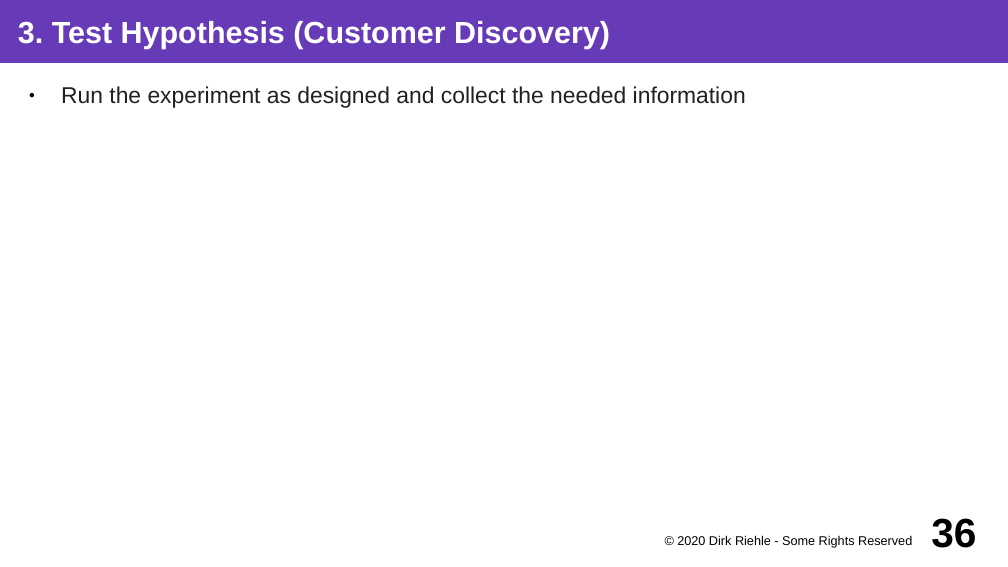
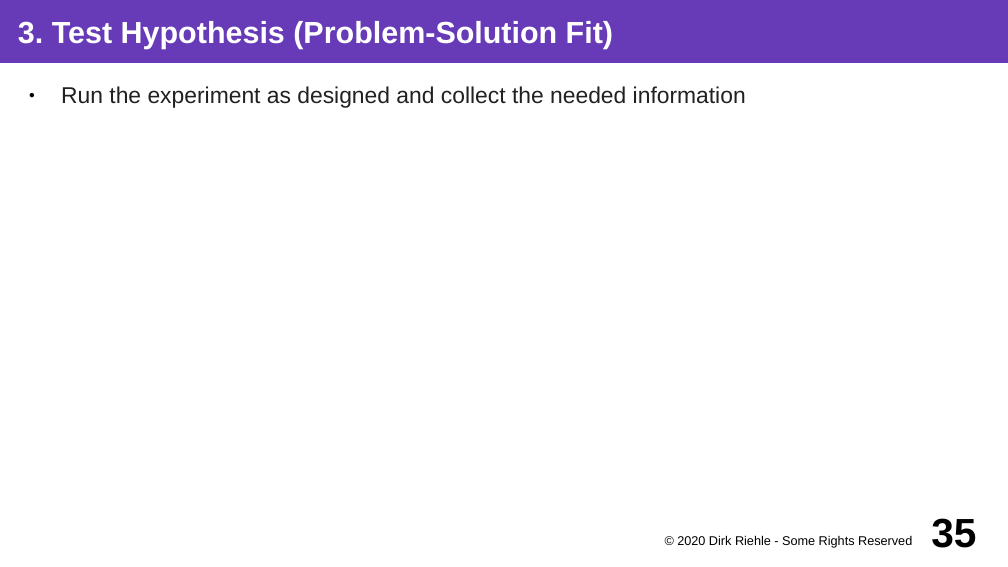
Before and after one commit to dirkriehle/coss-course, a slide deck: slide 35 of Lecture slides/COSS D01 - Software Startups.odp (slide 36 before the commit). Drawn at 1008x567 pixels with LibreOffice and Linux fonts; fonts in the diff are those of the drawing. Boxes give left, top, right and bottom in pixels: in the first picture for what was removed or moved away, otherwise in the second. Text is boxed around its words. In the diff, an @@ line names an element or a change of style, - is before the commit and + after.

```diff
--- a/Lecture slides/COSS D01 - Software Startups.odp
+++ b/Lecture slides/COSS D01 - Software Startups.odp
@@ title at <box>18,21,613,49</box>: text changed @@
-3. Test Hypothesis (Customer Discovery)
+3. Test Hypothesis (Problem-Solution Fit)
@@ page number at <box>931,518,976,548</box>: text changed @@
-36
+35
```
Also in this commit, not shown: 20 other slides changed, 4 slides added, 3 slides removed, 4 other files.
